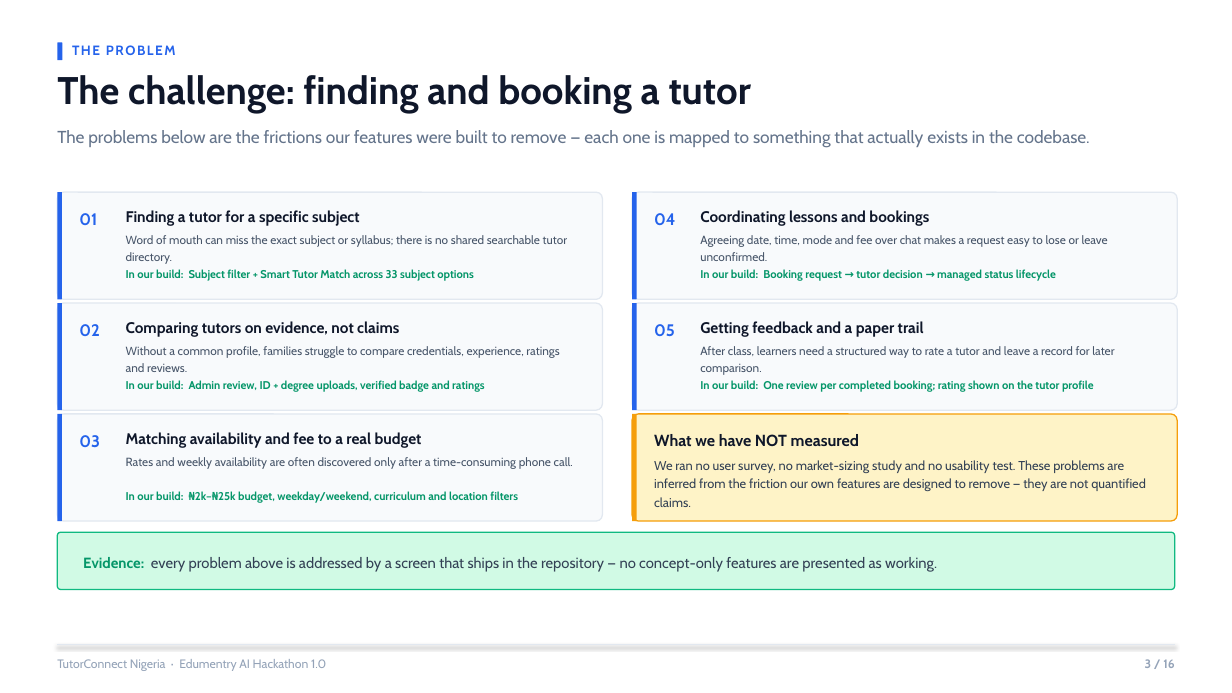
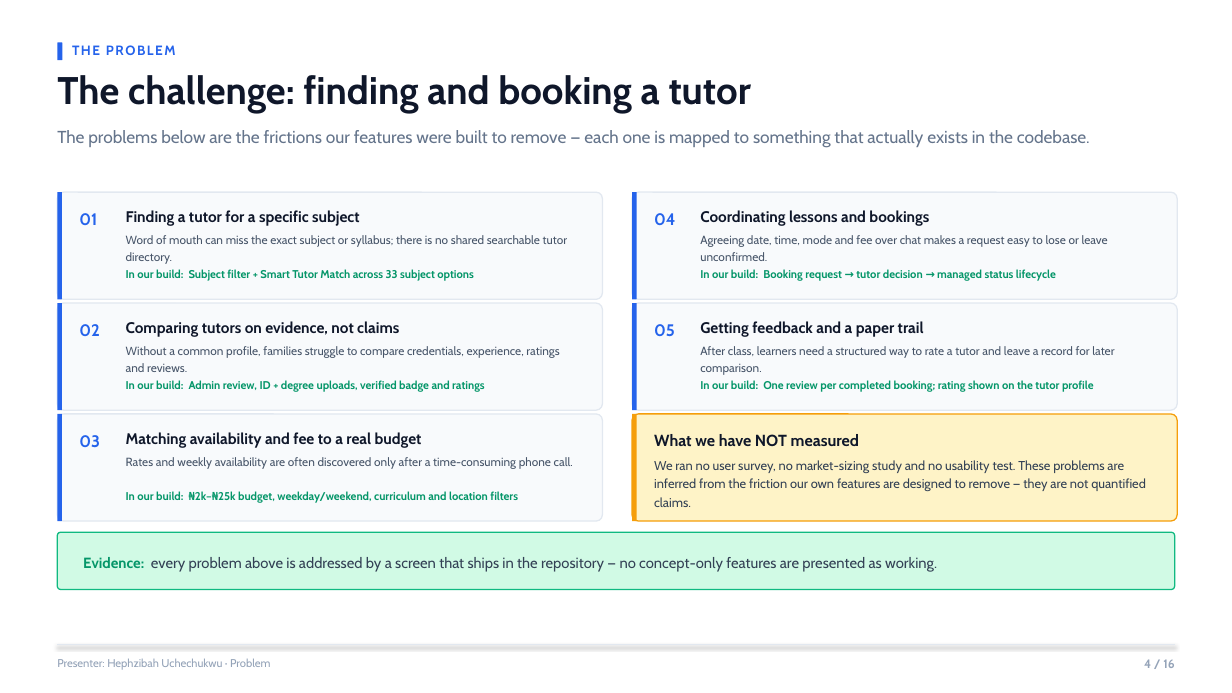
Before and after one commit to zibahofficial/TutorConnectNg, a slide deck: slide 4 of presentation/TutorConnect-Nigeria-Edumentry-AI-Hackathon-1.0.pptx (slide 3 before the commit). Drawn at 1232x693 pixels with LibreOffice and Linux fonts; fonts in the diff are those of the drawing. Boxes give left, top, right and bottom in pixels: in the first picture for what was removed or moved away, otherwise in the second. Text is boxed around its words. In the diff, an @@ line names an element or a change of style, - is before the commit and + after.

```diff
--- a/presentation/TutorConnect-Nigeria-Edumentry-AI-Hackathon-1.0.pptx
+++ b/presentation/TutorConnect-Nigeria-Edumentry-AI-Hackathon-1.0.pptx
@@ text at [57,658,270,670]: text changed; size 9.5 to 8.8 pt @@
-TutorConnect Nigeria · Edumentry AI Hackathon 1.0
+Presenter: Hephzibah Uchechukwu · Problem
@@ text at [1144,659,1174,668]: text changed @@
-3 / 16
+4 / 16
```
Also in this commit, not shown: 12 other slides changed, 2 slides added, 2 slides removed, 3 other files.
